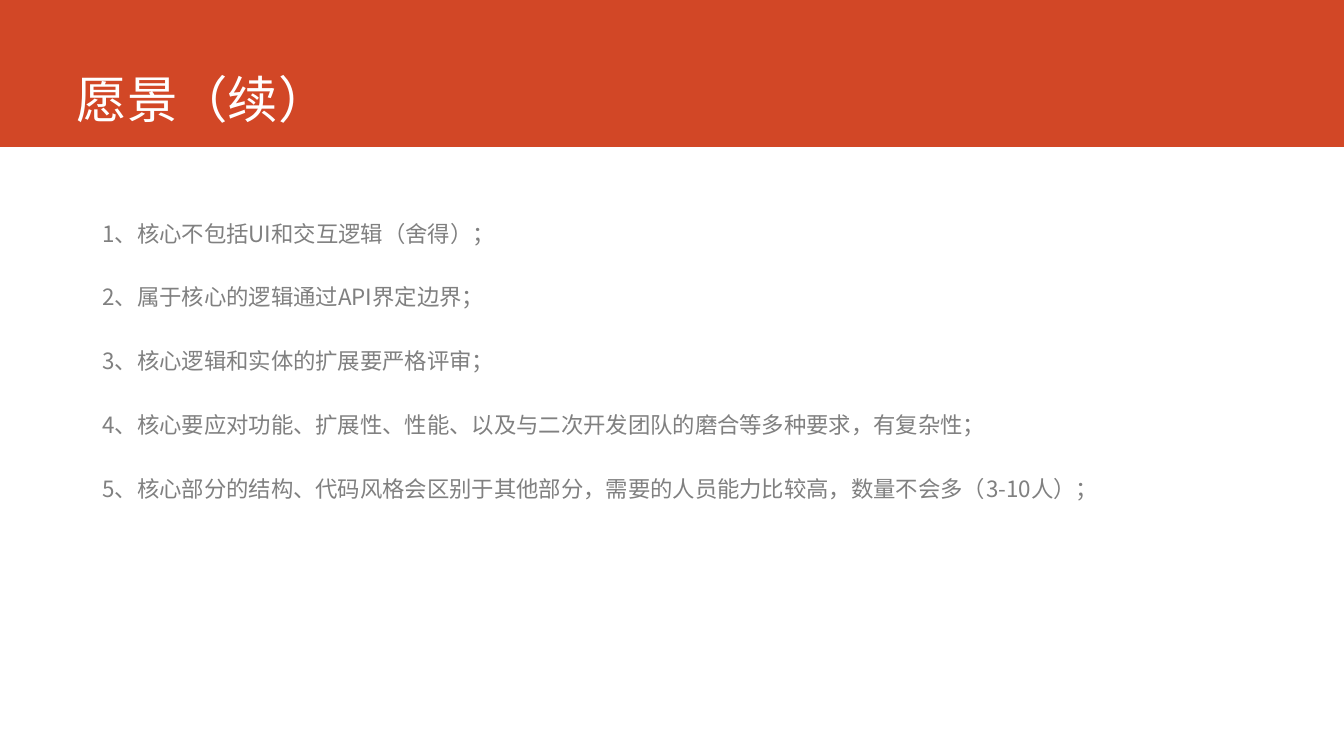
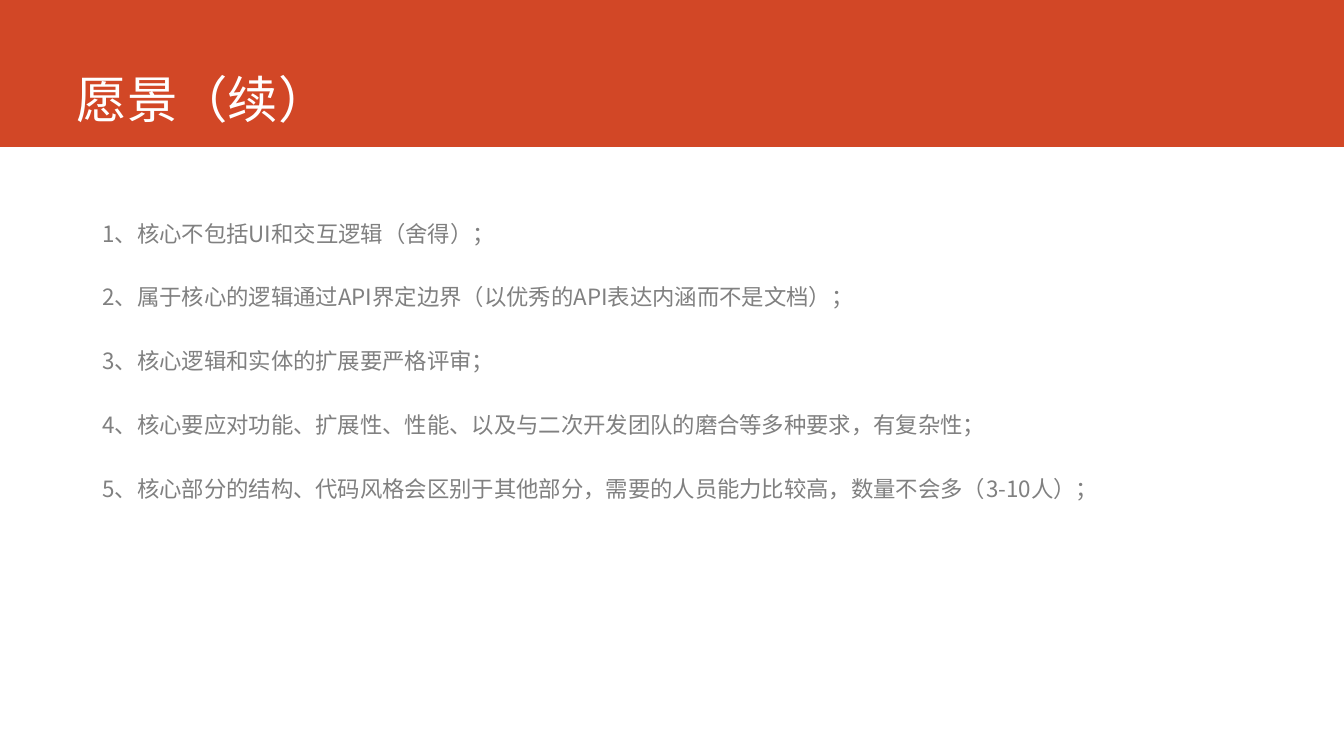
Before and after one commit to lixiangqi-github/hospital, a slide deck: slide 3 of doc/技术交流/技术交流-2017-8-28.pptx. Drawn at 1344x756 pixels with LibreOffice and Linux fonts; fonts in the diff are those of the drawing. Boxes give left, top, right and bottom in pixels: in the first picture for what was removed or moved away, otherwise in the second. Text is boxed around its words. In the diff, an @@ line names an element or a change of style, - is before the commit and + after.

```diff
--- a/doc/技术交流/技术交流-2017-8-28.pptx
+++ b/doc/技术交流/技术交流-2017-8-28.pptx
@@ text at bbox=[102, 286, 853, 308]: text changed @@
-2、属于核心的逻辑通过API界定边界；
+2、属于核心的逻辑通过API界定边界（以优秀的API表达内涵而不是文档）；
```
Also in this commit, not shown: 1 other slide changed, 1 other file.
